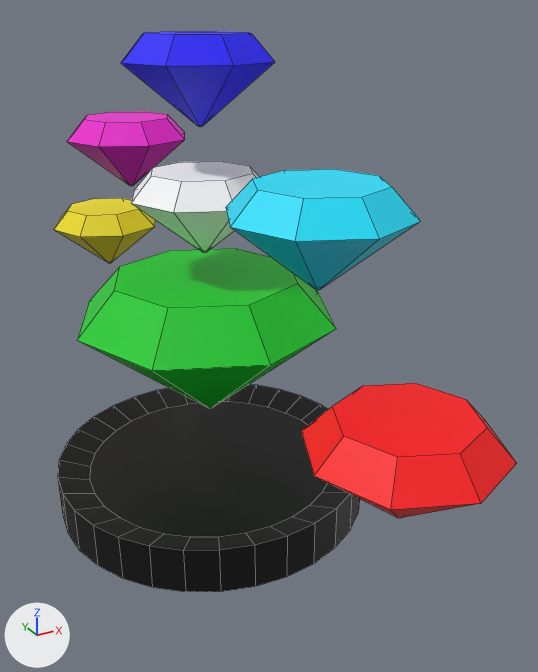
Before and after pictures for a commit that changed the FBX model Assets/Meshes and Models/Chaos Emerald.fbx.
One viewpoint serves both versions: a 50 mm lens placed at (-2.14, -4.86, 4.16), pointed at (0.36, -0.32, 1.89). Every picture has the same lights, and +X, +Y and +Z are marked at lower left. Mesh edges are drawn as thin lines.

Before the edit, the objects in view are built like this:
```python
me_circle = bpy.data.meshes.new('Circle')
me_circle.from_pydata(...)  # 96 vertices, 66 faces; spans x -1.24..1.24, y -1.24..1.24, z -0.36..0.0
me_circle.materials.append(mat_material)  # picture img_chaos_emerlards___colors_png
me_circle_003 = bpy.data.meshes.new('Circle.003')
me_circle_003.from_pydata(...)  # 24 vertices, 18 faces; spans x -0.534..0.534, y -2.082..-1.013, z 1.925..2.52
me_circle_003.materials.append(mat_material)  # picture img_chaos_emerlards___colors_png
me_circle_005 = bpy.data.meshes.new('Circle.005')
me_circle_005.from_pydata(...)  # 24 vertices, 18 faces; spans x -0.534..0.534, y -0.534..0.534, z 1.719..2.314
me_circle_005.materials.append(mat_material)  # picture img_chaos_emerlards___colors_png
ob_circle = bpy.data.objects.new('Circle', me_circle)
ob_circle.location = (0.0, 0.0, 0.797)
ob_light_blue = bpy.data.objects.new('Light Blue', me_circle_003)
ob_light_blue.location = (0.0, 0.0, 0.797)
ob_white = bpy.data.objects.new('White', me_circle_005)
ob_white.location = (0.0, 0.0, 0.797)
# also in view: 'Blue' at (0.0, 0.0, 3.71); 'Yellow' at (0.0, 2.46, 2.03); 'Purple' at (0.0, 1.58, 3.0); 'Green' at (0.0, 0.0, 1.78); 'Red' at (0.0, -2.39, 2.03)
```
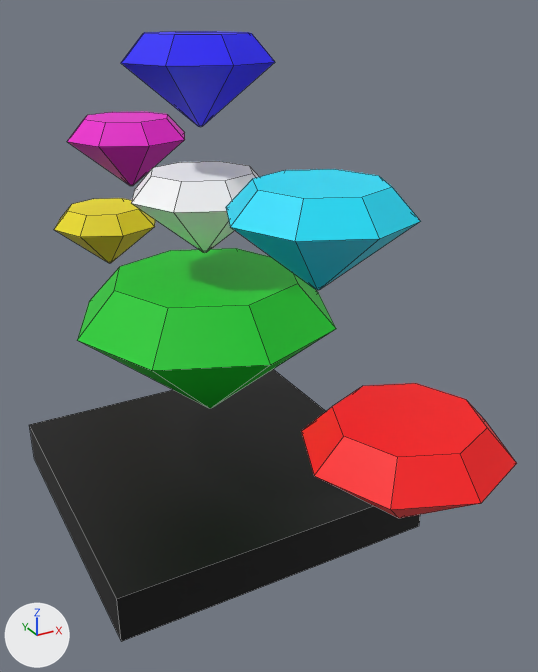
Location of each change, (x1, y1, x2, y2) in pixels of the pictures (538 x 672 px):
```json
{"object": "Circle", "change": "reshaped, moved, rescaled", "before": [58, 384, 360, 592], "after": [30, 369, 420, 642], "on screen": "29% wider, 31% taller"}
```

The change, as JSON lines over the scene's bpy script:
```json
{"block": "me_circle", "where": "# used by ob_circle; location = (0.0, 0.0, 0.797)"}
{"op": "remove", "block": "me_circle", "code": "me_circle.from_pydata(...)  # 96 vertices, 66 faces; spans x -1.24..1.24, y -1.24..1.24, z -0.36..0.0"}
{"op": "add", "block": "me_circle", "code": "me_circle.from_pydata(...)  # 8 vertices, 6 faces; spans x -1.0..1.0, y -1.0..1.0, z -1.0..1.0"}
{"block": "me_circle", "change": "me_circle part 1: the whole mesh is rebuilt"}
{"op": "set", "path": "ob_circle.location", "old": "(0.0, 0.0, 0.797)", "new": "(0.0, 0.0, 0.589)"}
{"op": "set", "path": "ob_circle.scale", "old": "(1.0, 1.0, 1.0)", "new": "(1.22, 1.22, 0.179)"}
```
